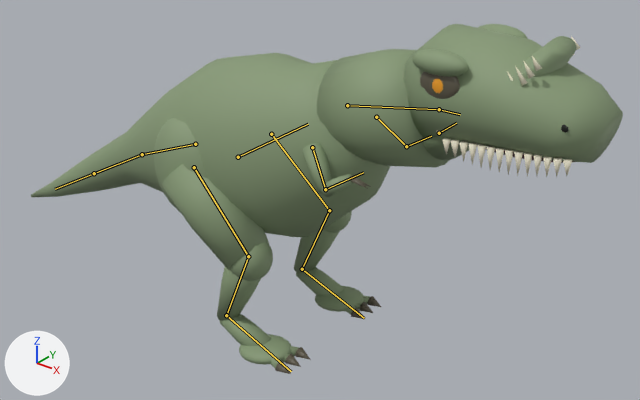
One commit to the FBX model Assets/Export/Dinosaurs/Trex_Heavy.fbx: the scene before it, then after it.
Both versions are drawn from a 50 mm camera at (7.18, -8.32, 7.53) aimed at (0.1, 0.54, 2.04). Lighting does not change. The marker at lower left points along +X, +Y and +Z. The picture after the commit comes second. Both versions are drawn at frame 16 of the action 'Scene'; the numbers are the values there. The bones that change, and the others that lie on the model, are drawn over the model as lines.

In view in the first picture: 'SK_Trex'.
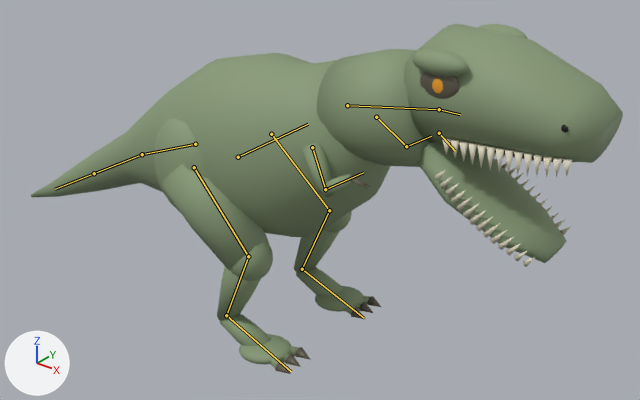
Location of each change, [x1, y1, x2, y2] in pixels of the pictures (640 x 400 px):
'SK_Trex', posed: [31, 24, 623, 374] in both
bone 'jaw', root to tip: before (439, 133) to (456, 123); after (439, 133) to (455, 151)

The change in detail:
Bone 'jaw' (bone_jaw) turns from (38, 0, 0) to (-38, 0, 0) degrees about its own x, y and z.
